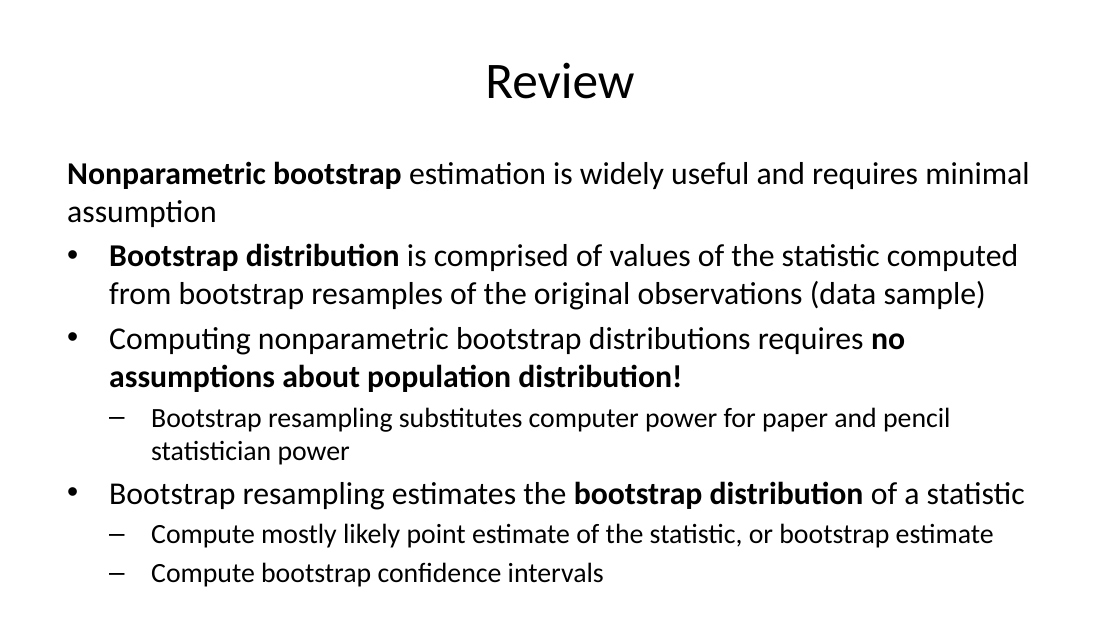
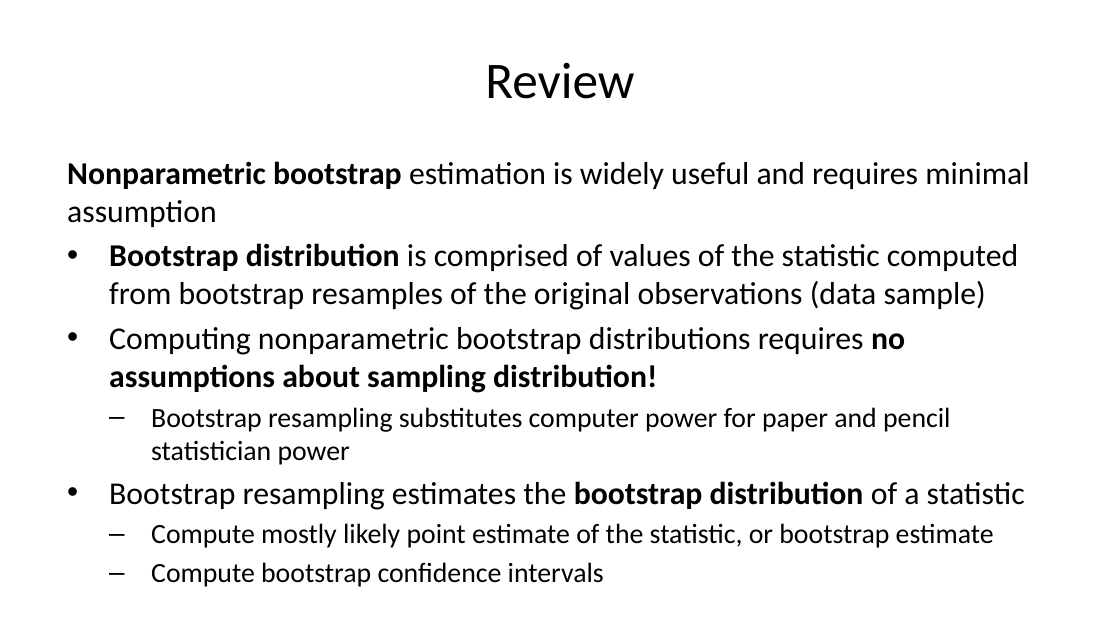
Before and after one commit to StephenElston/CSCI-E-83, a slide deck: slide 3 of LectureSlides/07_IntroductionToBayesModels.pptx. Drawn at 1120x630 pixels with LibreOffice and Linux fonts; fonts in the diff are those of the drawing. Boxes give left, top, right and bottom in pixels: in the first picture for what was removed or moved away, otherwise in the second. Text is boxed around its words. In the diff, an @@ line names an element or a change of style, - is before the commit and + after.

```diff
--- a/LectureSlides/07_IntroductionToBayesModels.pptx
+++ b/LectureSlides/07_IntroductionToBayesModels.pptx
@@ text at [109, 327, 905, 393]: text changed @@
-• Computing nonparametric bootstrap distributions requires no assumptions about population distribution!
+• Computing nonparametric bootstrap distributions requires no assumptions about sampling distribution!
```
Also in this commit, not shown: 8 other slides changed.
